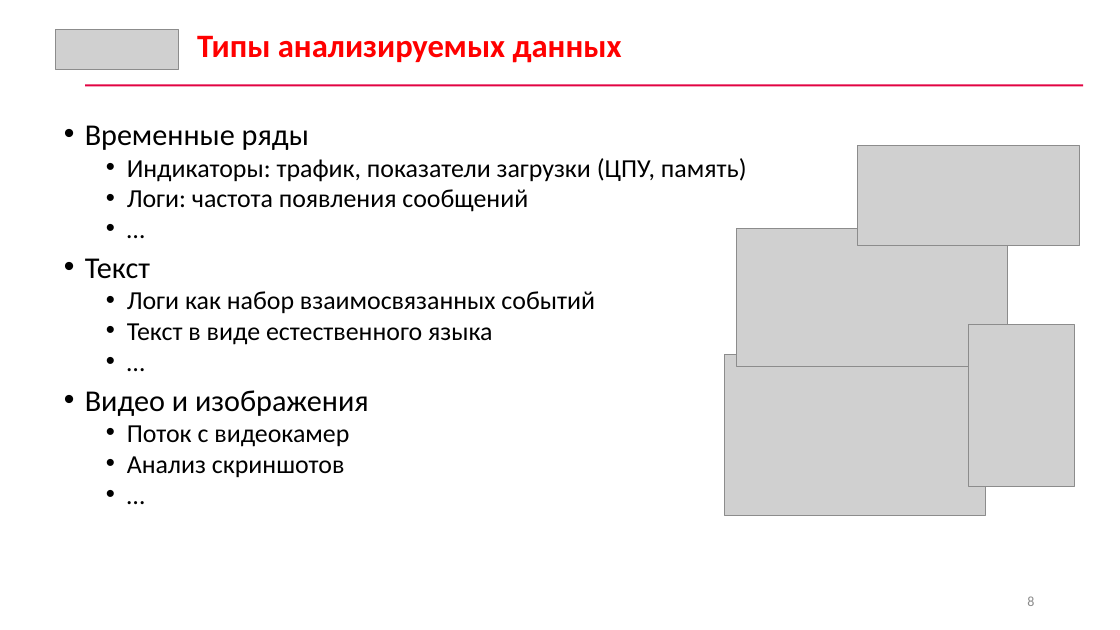
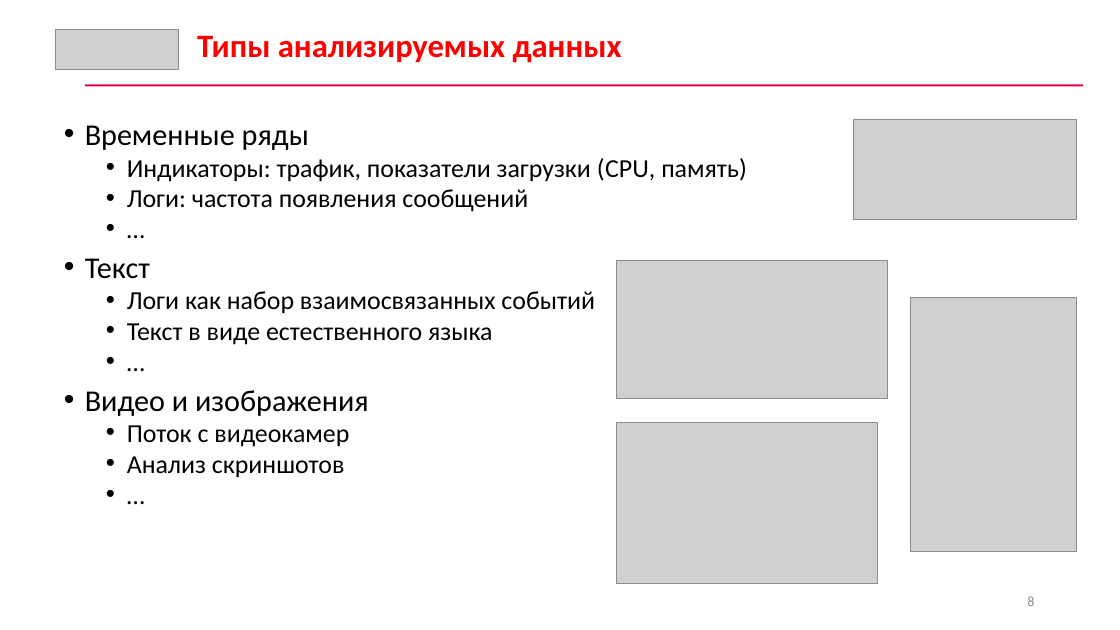
Before and after one commit to CyberLympha/data-analyze-for-cybersecurity, a slide deck: slide 8 of Лекции/2/Анализ данных систем мониторинга.pptx. Drawn at 1120x630 pixels with LibreOffice and Linux fonts; fonts in the diff are those of the drawing; grey boxes stand for pictures. Boxes give left, top, right and bottom in pixels: in the first picture for what was removed or moved away, otherwise in the second. Text is boxed around its words. In the diff, an @@ line names an element or a change of style, - is before the commit and + after.

```diff
--- a/Лекции/2/Анализ данных систем мониторинга.pptx
+++ b/Лекции/2/Анализ данных систем мониторинга.pptx
@@ picture: place and size @@
-picture at (858, 145, 1081, 245)
+picture at (854, 119, 1076, 219)
@@ text at (127, 158, 747, 182): text changed @@
-  • Индикаторы: трафик, показатели загрузки (ЦПУ, память)
+  • Индикаторы: трафик, показатели загрузки (CPU, память)
@@ picture: place and size @@
-picture at (737, 229, 1008, 366)
+picture at (617, 260, 888, 398)
@@ picture: place and size @@
-picture at (969, 324, 1075, 486)
+picture at (911, 297, 1076, 552)
@@ picture: place and size @@
-picture at (724, 355, 985, 516)
+picture at (617, 423, 877, 584)
```
Also in this commit, not shown: 3 other slides changed.
